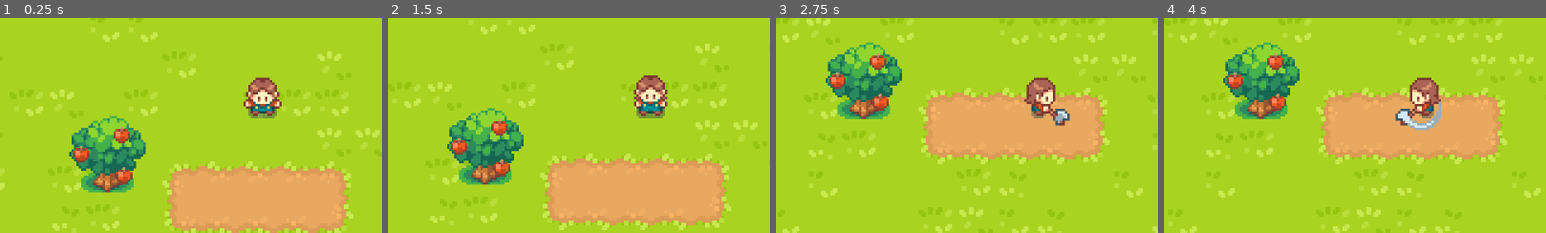
Above: before the commit, frames 1-4 (left to right).
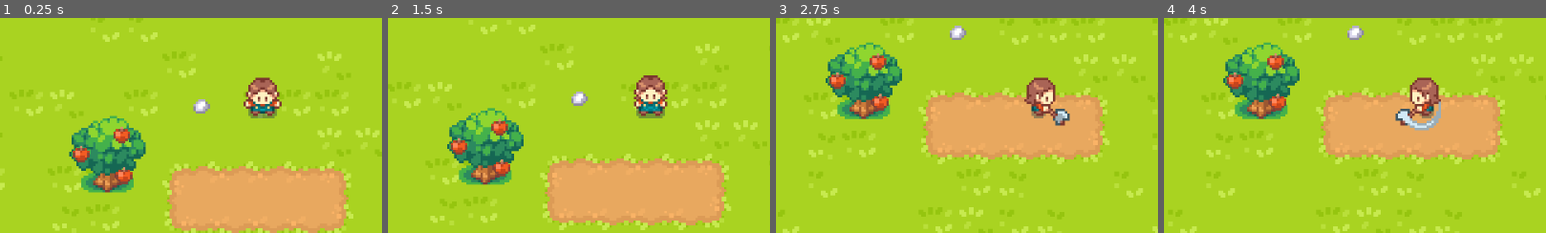
Above: after the commit, the same moments.

Repository: jkaczor6/GodotValley
Game: Godot game, scene res://scenes/levels/level.tscn
The game is run twice, just before and just after one commit, with the same random seed, the same clock (stepped at 60 frames per second) and the same inputs.
Inputs:
- Up to frame 1 (0.25 s): no input
- Up to frame 2 (1.5 s): hold D (right) 0.53-1.28 s; tap Space (action) at 0.6, 1.35 s; hold S (down) from 1.28 s (still down)
- Up to frame 3 (2.75 s): release S (down) at 2.03 s; hold D (right) from 2.03 s (still down); tap Space (action) at 2.1 s
- Up to frame 4 (4 s): release D (right) at 2.78 s; hold C (seed_forward) 2.78-3.53 s; tap Space (action) at 2.85, 3.6 s; tap Enter at 3.5 s; hold A (left) from 3.53 s (still down)
The pictures show only the part of the screen within x 16-66%, y 31-81%; the shares and areas given below are measured in that part.

The runs differ from the first frame. In frame 1, 0.2% of the frame differs, in the area x 50-55%, y 37-45%; in frame 2, 0.2%; in frame 3, 0.2%; in frame 4, 0.2%.

Commit message:
added bushes and rocks as decorations

Diff:
--- a/scenes/levels/level.tscn
+++ b/scenes/levels/level.tscn
@@ -7,6 +7,7 @@
 [ext_resource type="Texture2D" uid="uid://cpjr8yl2yentc" path="res://graphics/tilesets/soil.png" id="2_xb4v1"]
 [ext_resource type="Texture2D" uid="uid://vrdy2gp08qay" path="res://graphics/tilesets/soil_water.png" id="5_d4w6o"]
 [ext_resource type="PackedScene" uid="uid://bs2fkl7jajt3g" path="res://scenes/objects/tree.tscn" id="7_mbbpy"]
+[ext_resource type="PackedScene" uid="uid://cdb6t3bbycfyf" path="res://scenes/objects/simple_object.tscn" id="8_ouxo3"]
 
 [sub_resource type="TileSetAtlasSource" id="TileSetAtlasSource_d4w6o"]
 texture = ExtResource("1_xb4v1")
@@ -824,14 +825,17 @@
 [node name="Layers" type="Node2D" parent="." unique_id=1077443371]
 
 [node name="WaterLayer" type="TileMapLayer" parent="Layers" unique_id=736481790]
+z_index = -2
 tile_map_data = PackedByteArray("AAAcABkAAAAAAAAAAAAcABoAAAAAAAAAAAAcABsAAAAAAAAAAAAcABwAAAAAAAAAAAAcAB0AAAAAAAAAAAAdAB …(55856 unchanged characters)…
 tile_set = SubResource("TileSet_mbbpy")
 
 [node name="GrassLayer" type="TileMapLayer" parent="Layers" unique_id=1383921669]
+z_index = -2
 tile_map_data = PackedByteArray("AAAKABQAAAABAAEAAAAKABUAAAABAAEAAAAKABYAAAABAAEAAAALABQAAAABAAEAAAALABUAAAAAAAQAAAALAB …(13056 unchanged characters)…
 tile_set = SubResource("TileSet_xb4v1")
 
 [node name="SoilLayer" type="TileMapLayer" parent="Layers" unique_id=1862979024]
+z_index = -2
 tile_map_data = PackedByteArray("AAANABgAAAACAAIAAAANABcAAAACAAAAAAAMABgAAAABAAIAAAAMABcAAAABAAAAAAALABgAAAABAAIAAAALABcAAAABAAAAAAAKABgAAAABAAIAAAAKABcAAAABAAAAAAAJABgAAAAAAAIAAAAJABcAAAAAAAAAAAA=")
 tile_set = SubResource("TileSet_d4w6o")
 
@@ -848,4 +852,8 @@
 [node name="Tree" parent="Objects" unique_id=1155389888 instance=ExtResource("7_mbbpy")]
 position = Vector2(121, 365)
 
+[node name="SimpleObject3" parent="Objects" unique_id=157085473 instance=ExtResource("8_ouxo3")]
+position = Vector2(160, 346)
+size = 0
+
 [connection signal="tool_use" from="Objects/Player" to="." method="_on_player_tool_use"]
--- /dev/null
+++ b/scenes/objects/simple_object.gd
@@ -0,0 +1,34 @@
+@tool
+extends StaticBody2D
+
+@onready var sprite: Sprite2D = $Sprite2D
+@onready var collision: CollisionShape2D = $CollisionShape2D
+
+@export_range(0,3,1) var size: int:
+	set(value):
+		size = value
+		if sprite:
+			sprite.frame_coords = Vector2i(size, style)
+@export_enum('Bush', 'Rock') var style: int:
+	set(value):
+		style = value
+		if sprite:
+			sprite.frame_coords = Vector2i(size, style)
+@export var random: bool
+#@export_tool_button('Randomize', "Callable") var randomizer = randomize
+
+
+func _ready() -> void:
+	if random and sprite:
+		size = randi_range(0, $Sprite2D.hframes - 1)
+		style = [0,1].pick_random()
+	if sprite:
+		sprite.frame_coords = Vector2i(size, style)
+	if collision:
+		collision.disabled = size < 2
+	z_index = -1 if size < 2 else 0
+
+#func randomize():
+	#size = randi_range(0, $Sprite2D.hframes - 1)
+	#style = [0,1].pick_random()
+	#$Sprite2D.frame_coords = Vector2i(size, style)
--- /dev/null
+++ b/scenes/objects/simple_object.tscn
@@ -0,0 +1,22 @@
+[gd_scene format=3 uid="uid://cdb6t3bbycfyf"]
+
+[ext_resource type="Texture2D" uid="uid://bxsysay51a72s" path="res://graphics/tilesets/decoration.png" id="1_jad2w"]
+[ext_resource type="Script" uid="uid://clw3tpehirjys" path="res://scenes/objects/simple_object.gd" id="1_n4sul"]
+
+[sub_resource type="RectangleShape2D" id="RectangleShape2D_n4sul"]
+size = Vector2(10, 4)
+
+[node name="SimpleObject" type="StaticBody2D" unique_id=464652059]
+collision_mask = 0
+script = ExtResource("1_n4sul")
+size = 2
+style = 1
+
+[node name="Sprite2D" type="Sprite2D" parent="." unique_id=375006305]
+texture = ExtResource("1_jad2w")
+hframes = 4
+vframes = 2
+frame = 6
+
+[node name="CollisionShape2D" type="CollisionShape2D" parent="." unique_id=935959225]
+shape = SubResource("RectangleShape2D_n4sul")
Not shown, added: scenes/objects/simple_object.gd.uid
